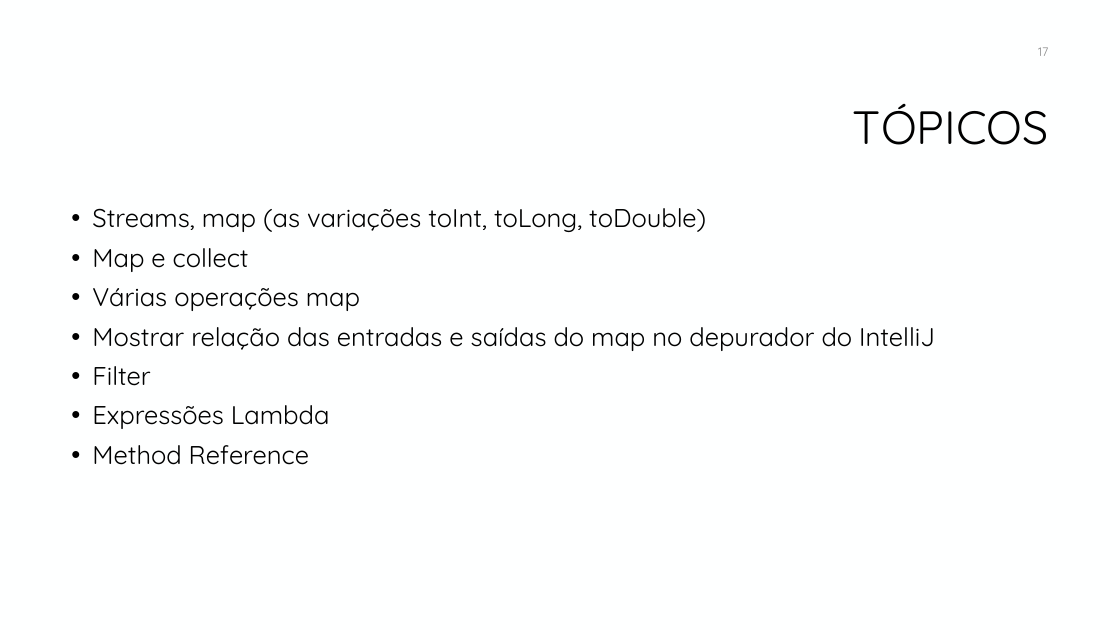
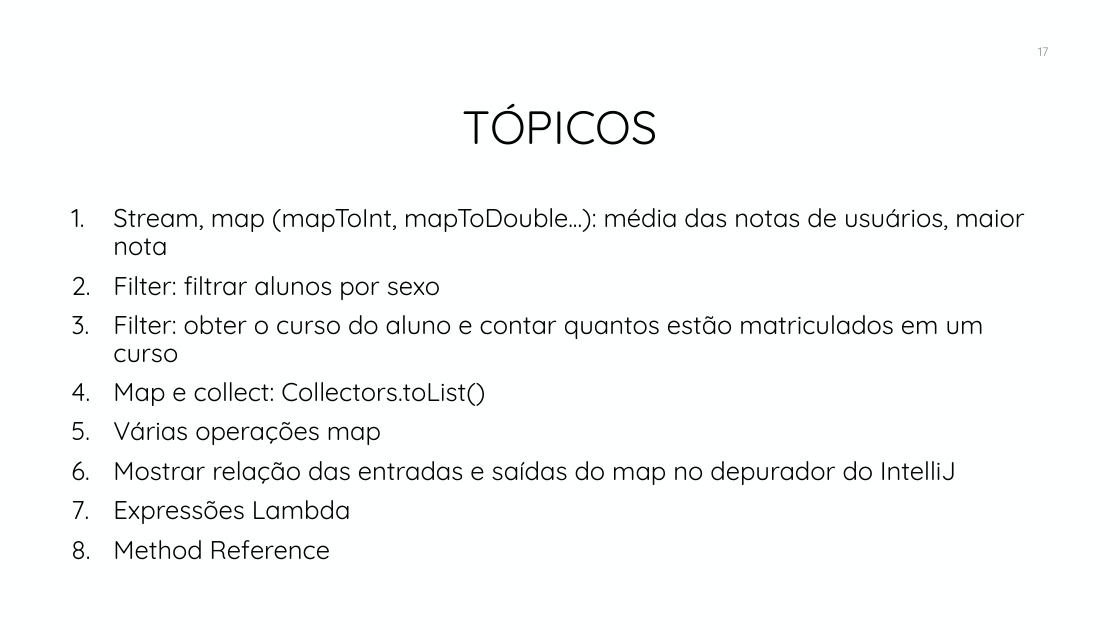
Before and after one commit to manoelcampos/curso-programacao-funcional-java, a slide deck: slide 17 of programacao-funcional-java8.pptx. Drawn at 1120x630 pixels with LibreOffice and Linux fonts; fonts in the diff are those of the drawing; background and template pictures are left out. Boxes give left, top, right and bottom in pixels: in the first picture for what was removed or moved away, otherwise in the second. Text is boxed around its words. In the diff, an @@ line names an element or a change of style, - is before the commit and + after.

```diff
--- a/programacao-funcional-java8.pptx
+++ b/programacao-funcional-java8.pptx
@@ title "TÓPICOS": place and size @@
-title "TÓPICOS" at <box>853,104,1049,145</box>
+title "TÓPICOS" at <box>462,104,658,145</box>
@@ title "TÓPICOS" at <box>462,104,658,145</box>: alignment right to centre @@
@@ text at <box>113,208,1024,406</box>: text changed @@
-• Streams, map (as variações toInt, toLong, toDouble)
-• Map e collect
+1. Stream, map (mapToInt, mapToDouble...): média das notas de usuários, maior nota
+2. Filter: filtrar alunos por sexo
+3. Filter: obter o curso do aluno e contar quantos estão matriculados em um curso
+4. Map e collect: Collectors.toList()
@@ text at <box>92,366,150,386</box>: paragraph removed @@
-• Filter
@@ text at <box>113,422,956,560</box>: bullet • to 1. @@
```
Also in this commit, not shown: 1 slide added, 1 slide removed, 2 other files.
